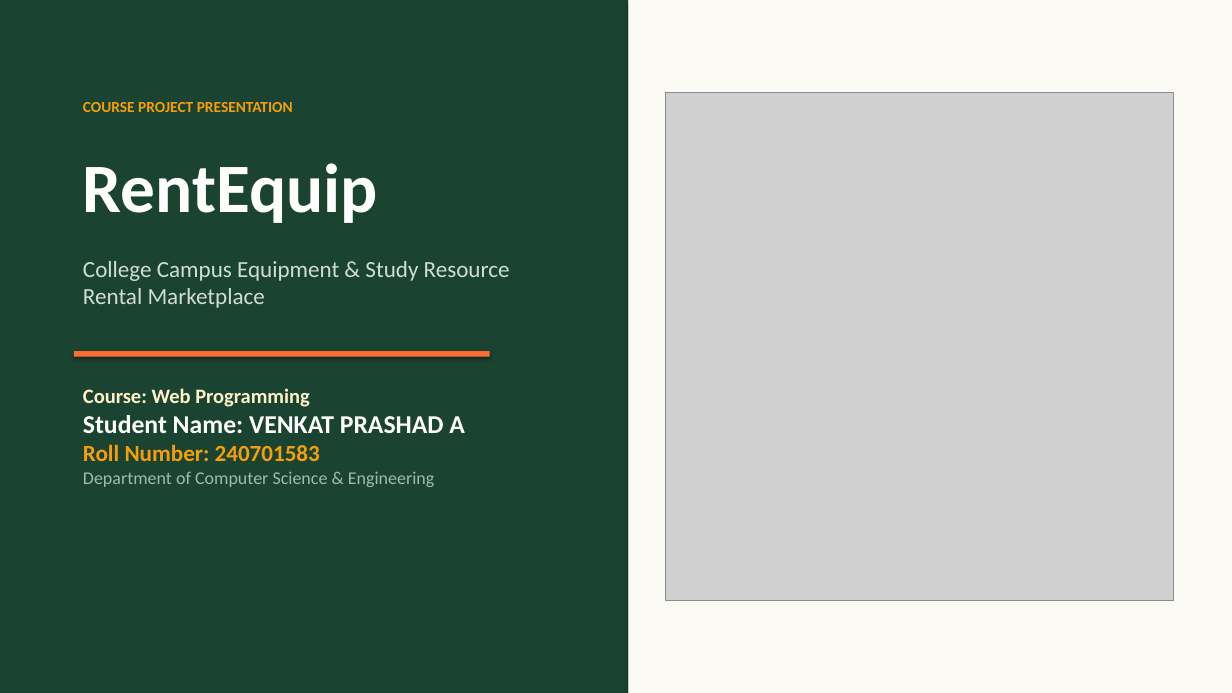
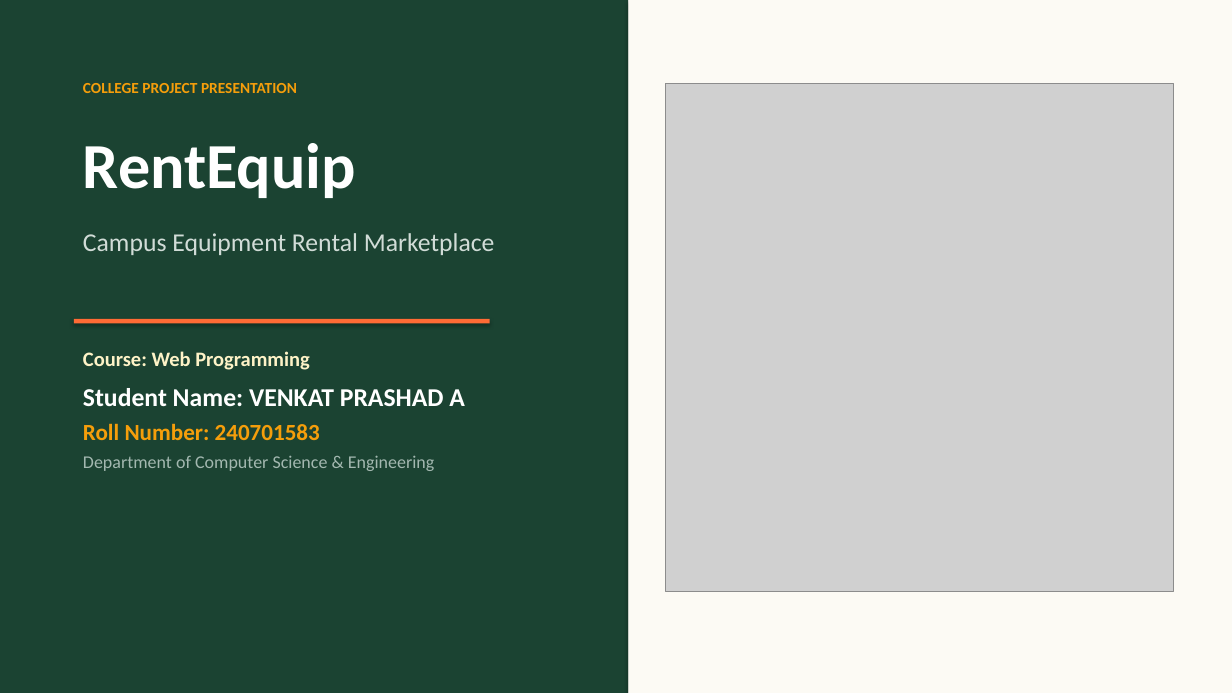
Before and after one commit to VenkatPrashad240701583/WebProgramming-RentEquip, a slide deck: slide 1 of RentEquip_Presentation.pptx. Drawn at 1232x693 pixels with LibreOffice and Linux fonts; fonts in the diff are those of the drawing; grey boxes stand for pictures. Boxes give left, top, right and bottom in pixels: in the first picture for what was removed or moved away, otherwise in the second. Text is boxed around its words. In the diff, an @@ line names an element or a change of style, - is before the commit and + after.

Commit message:
docs: update RentEquip college review presentation to 10 slides with flowchart, clean typography, and zero emojis

```diff
--- a/RentEquip_Presentation.pptx
+++ b/RentEquip_Presentation.pptx
@@ text at (83,83,297,93): text changed @@
-COURSE PROJECT PRESENTATION
+COLLEGE PROJECT PRESENTATION
@@ picture: place and size @@
-picture at (665,92,1174,601)
+picture at (665,83,1174,592)
@@ text "RentEquip": place and size @@
-text "RentEquip" at (83,163,378,223)
+text "RentEquip" at (83,143,356,198)
@@ text "RentEquip" at (83,143,356,198): size 54 to 50 pt @@
@@ text at (83,233,495,255): text changed; size 18 to 20 pt @@
-College Campus Equipment & Study Resource Rental Marketplace
+Campus Equipment Rental Marketplace
@@ rectangle: place and size @@
-rectangle at (74,351,490,357)
+rectangle at (74,319,490,323)
@@ text "Course: Web Programming": place and size @@
-text "Course: Web Programming" at (83,388,465,487)
+text "Course: Web Programming" at (83,351,465,471)
@@ text at (83,388,465,471): more space between paragraphs @@
```
Also in this commit, not shown: 9 slides added, 5 slides removed, 12 other files.
